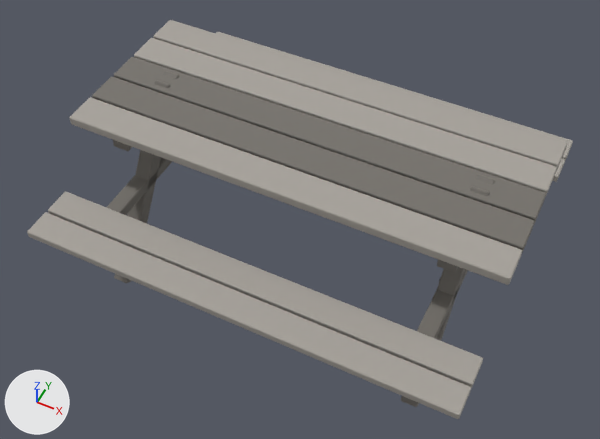
The FBX model Draho/Assets/_Draho/Art/Furniture/picnic_table.fbx, before and after one commit.
Rendered twice from a camera (50 mm lens) standing at (1.032, -2.193, 2.932) and looking at (0.033, -0.195, 0.434). Every picture has the same lights, and +X, +Y and +Z are marked at lower left. The first picture is the older version.

Names of what the first picture shows: 'picnic_table'.
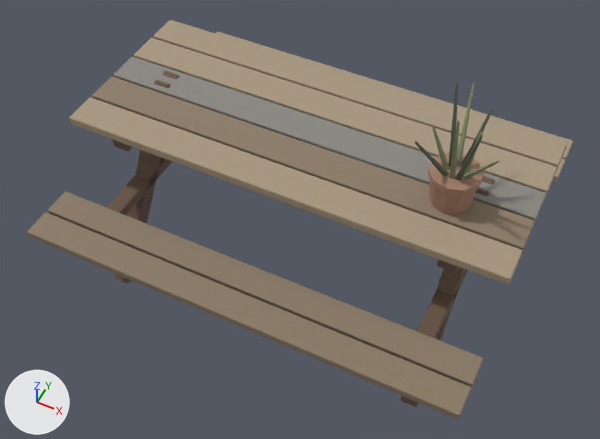
Boxes [x1, y1, x2, y2] around the edits, measured in the pictures (600 x 439 px):
part 1 of me_picnic_table, added (brown)
    after: [430, 180, 476, 215]
part 2 of me_picnic_table, added (brown)
    after: [428, 152, 484, 196]
part 3 of me_picnic_table, added (green)
    after: [415, 82, 500, 181]
part 4 of me_picnic_table, surface changed (grey to beige)
    both: [27, 20, 573, 419]

The change in detail:
me_picnic_table is used by ob_picnic_table; location (0.0, 0.0, 0.0).
me_picnic_table had 1056 vertices, 1004 faces and spanned x -0.9..0.9, y -0.75..0.74, z -0.02..0.76.
me_picnic_table now has 1206 vertices, 1103 faces and spans x -0.9..0.9, y -0.75..0.74, z -0.02..1.23.
me_picnic_table part 1: a new loose piece, a 10-sided cut cone along z (radius 0.08 at the low end, 0.09 at the high end) spanning x 0.51..0.69, y -0.21..-0.03, z 0.75..0.88, in mat_drahopalette (picture img_drahopalette).
me_picnic_table part 2: a new loose piece, a 10-sided cylinder along z spanning x 0.51..0.69, y -0.215..-0.025, z 0.87..0.895, in mat_drahopalette (picture img_drahopalette).
Part 3, on me_picnic_table:
90 vertices are added at x 0.47..0.74, y -0.26..0.08, z 0.87..1.23.
63 new faces join them.
me_picnic_table part 4: 972 kept faces spanning x -0.9..0.9, y -0.75..0.74, z -0.02..0.76 get new texture (UV) coordinates.
Other edits to the shape of me_picnic_table do not show in these pictures.
